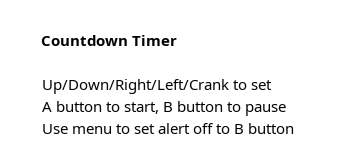
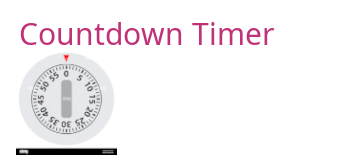
Revision of a layered 350 x 155 image; what changed, layer by layer:
removed layer "Up/Down/Right/Left/Crank to se..." over [42, 79, 294, 134]
painted on "Countdown Timer" over [16, 22, 274, 155]
